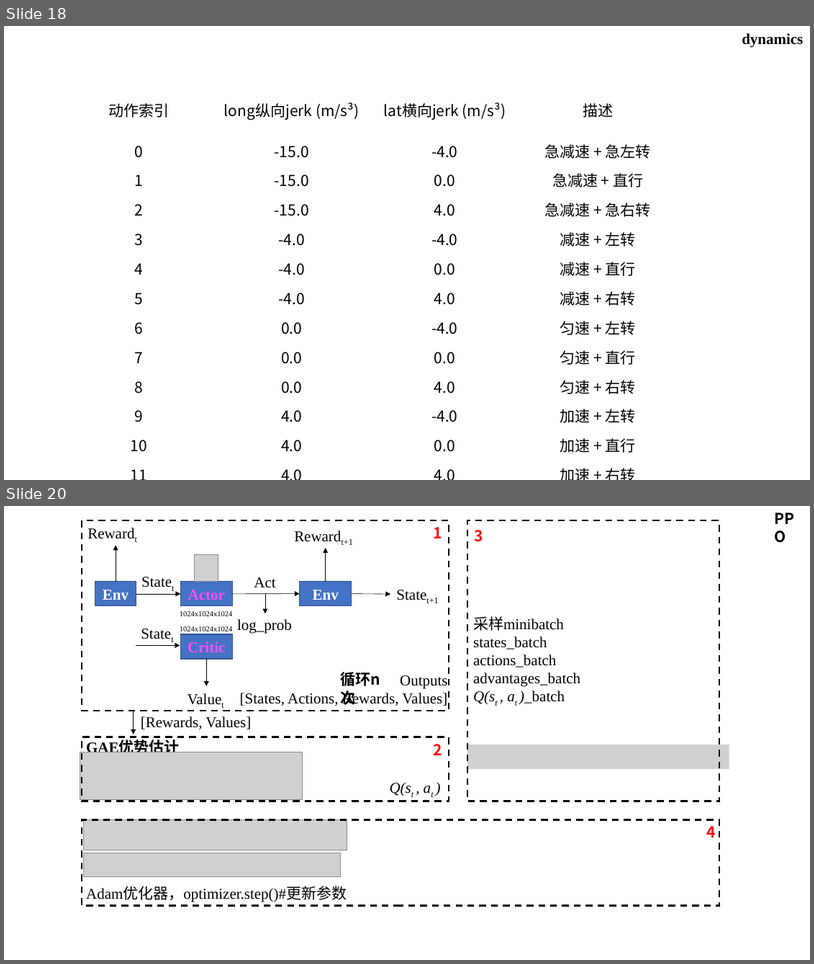
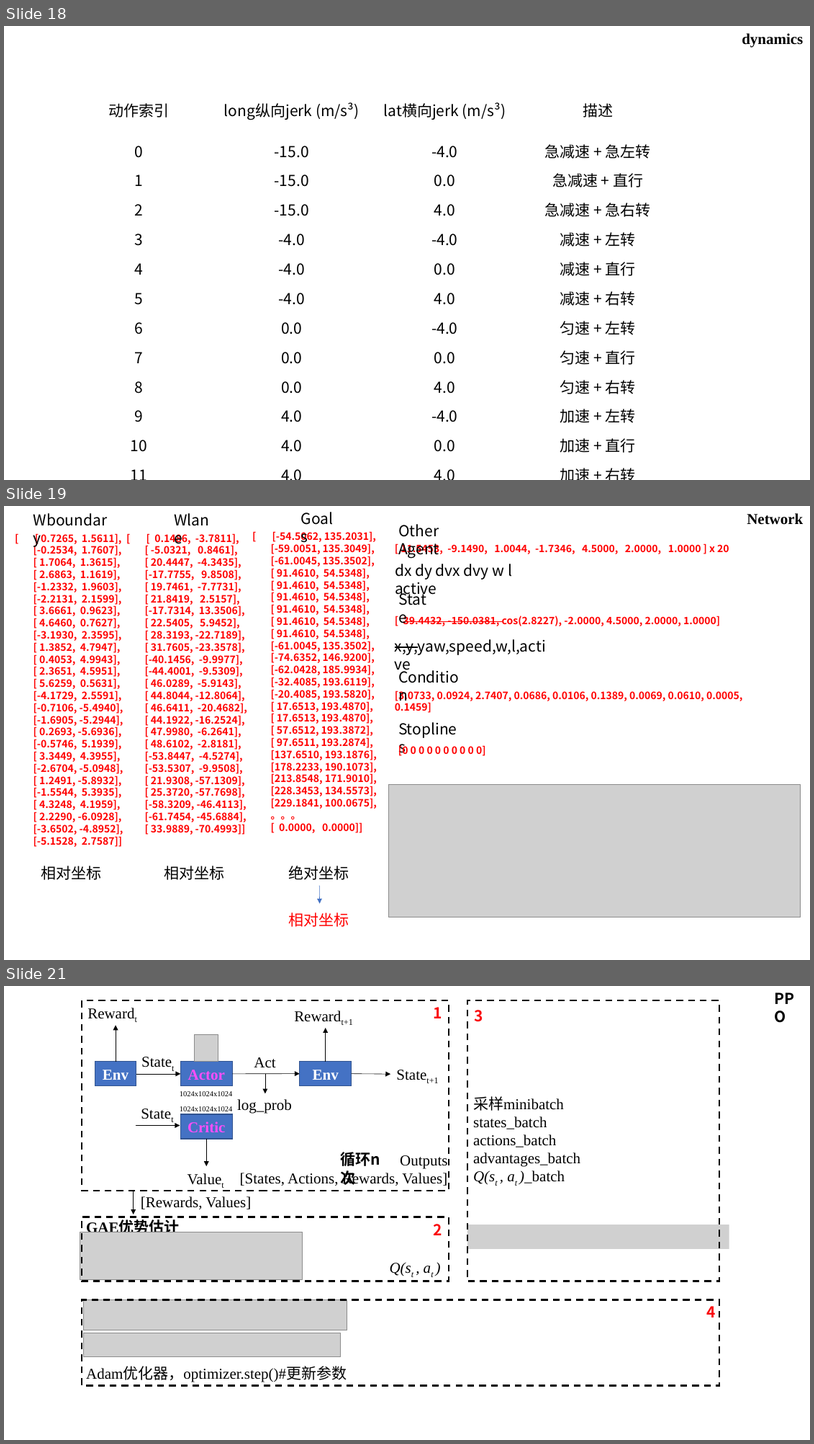
Before and after one commit to HongfeiWan/Selfrace, a slide deck: design/arch.pptx. Shown one above the other, each under a label of ours: slides 18 and 20 before the commit, slides 18, 19 and 21 after it; the slides between them are not shown. The pictures are 814x964 and 814x1444 pixels, drawn with LibreOffice and Linux fonts; fonts in the diff are those of the drawing; grey boxes stand for pictures; background and template pictures are left out. Boxes give left, top, right and bottom in pixels: in the first picture for what was removed or moved away, otherwise in the second. Text is boxed around its words. In the diff, an @@ line names an element or a change of style, - is before the commit and + after.

```diff
--- a/design/arch.pptx
+++ b/design/arch.pptx
@@ slide 19 added at box(4, 506, 810, 960), background #FFFFFF @@
@@ text added at box(28, 508, 117, 532), 18 pt, text #000000 @@
+Wboundary
@@ text added at box(168, 508, 221, 532), 18 pt, text #000000 @@
+Wlane
@@ text added at box(296, 507, 344, 530), 18 pt, text #000000 @@
+Goals
@@ text added at box(399, 524, 440, 558), 18 pt, text #000000 @@
+Other Agent
@@ text added at box(747, 513, 803, 525), 18 pt, text #000000, bold @@
+Network
@@ text added at box(34, 533, 124, 847), 12 pt, text #FF0000, bold @@
+[ [ 0.7265, 1.5611],
+[-0.2534, 1.7607],
+[ 1.7064, 1.3615],
+[ 2.6863, 1.1619],
+[-1.2332, 1.9603],
+[-2.2131, 2.1599],
+[ 3.6661, 0.9623],
+[ 4.6460, 0.7627],
+[-3.1930, 2.3595],
+[ 1.3852, 4.7947],
+[ 0.4053, 4.9943],
+[ 2.3651, 4.5951],
+[ 5.6259, 0.5631],
+[-4.1729, 2.5591],
+[-0.7106, -5.4940],
+[-1.6905, -5.2944],
+[ 0.2693, -5.6936],
+[-0.5746, 5.1939],
+[ 3.3449, 4.3955],
+[-2.6704, -5.0948],
+[ 1.2491, -5.8932],
+[-1.5544, 5.3935],
+[ 4.3248, 4.1959],
+[ 2.2290, -6.0928],
+[-3.6502, -4.8952],
+[-5.1528, 2.7587]]
@@ text added at box(145, 533, 247, 834), 12 pt, text #FF0000, bold @@
+[ [ 0.1486, -3.7811],
+[ -5.0321, 0.8461],
+[ 20.4447, -4.3435],
+[-17.7755, 9.8508],
+[ 19.7461, -7.7731],
+[ 21.8419, 2.5157],
+[-17.7314, 13.3506],
+[ 22.5405, 5.9452],
+[ 28.3193, -22.7189],
+[ 31.7605, -23.3578],
+[-40.1456, -9.9977],
+[-44.4001, -9.5309],
+[ 46.0289, -5.9143],
+[ 44.8044, -12.8064],
+[ 46.6411, -20.4682],
+[ 44.1922, -16.2524],
+[ 47.9980, -6.2641],
+[ 48.6102, -2.8181],
+[-53.8447, -4.5274],
+[-53.5307, -9.9508],
+[ 21.9308, -57.1309],
+[ 25.3720, -57.7698],
+[-58.3209, -46.4113],
+[-61.7454, -45.6884],
+[ 33.9889, -70.4993]]
@@ text added at box(271, 531, 377, 833), 12 pt, text #FF0000, bold @@
+[ [-54.5062, 135.2031],
+[-59.0051, 135.3049],
+[-61.0045, 135.3502],
+[ 91.4610, 54.5348],
+[ 91.4610, 54.5348],
+[ 91.4610, 54.5348],
+[ 91.4610, 54.5348],
+[ 91.4610, 54.5348],
+[ 91.4610, 54.5348],
+[-61.0045, 135.3502],
+[-74.6352, 146.9200],
+[-62.0428, 185.9934],
+[-32.4085, 193.6119],
+[-20.4085, 193.5820],
+[ 17.6513, 193.4870],
+[ 17.6513, 193.4870],
+[ 57.6512, 193.3872],
+[ 97.6511, 193.2874],
+[137.6510, 193.1876],
+[178.2233, 190.1073],
+[213.8548, 171.9010],
+[228.3453, 134.5573],
+[229.1841, 100.0675],
+。。。
+[ 0.0000, 0.0000]]
@@ text added at box(401, 543, 729, 556), 12 pt, text #FF0000, bold @@
+[ 11.5453, -9.1490, 1.0044, -1.7346, 4.5000, 2.0000, 1.0000 ] x 20
@@ text added at box(395, 564, 512, 597), 18 pt, text #000000 @@
+dx dy dvx dvy w l active
@@ text added at box(393, 587, 438, 611), 18 pt, text #000000 @@
+State
@@ text added at box(404, 614, 720, 626), 12 pt, text #FF0000, bold @@
+[ 39.4432, -150.0381, cos(2.8227), -2.0000, 4.5000, 2.0000, 1.0000]
@@ text added at box(395, 639, 546, 655), 18 pt, text #000000 @@
+x,y,yaw,speed,w,l,active
@@ text added at box(393, 664, 469, 689), 18 pt, text #000000 @@
+Condition
@@ text added at box(395, 690, 743, 713), 12 pt, text #FF0000, bold @@
+[3.0733, 0.0924, 2.7407, 0.0686, 0.0106, 0.1389, 0.0069, 0.0610, 0.0005, 0.1459]
@@ text added at box(393, 716, 465, 741), 18 pt, text #000000 @@
+Stoplines
@@ text added at box(402, 744, 486, 756), 12 pt, text #FF0000, bold @@
+[0 0 0 0 0 0 0 0 0 0]
@@ picture added at box(388, 784, 801, 917) @@
@@ text added at box(41, 865, 102, 880), 18 pt, text #000000 @@
+相对坐标
@@ text added at box(164, 865, 224, 880), 18 pt, text #000000 @@
+相对坐标
@@ text added at box(289, 865, 350, 880), 18 pt, text #000000 @@
+绝对坐标
@@ arrow added from (320, 885) to (320, 903), #4472C4 0.5 pt @@
@@ text added at box(289, 912, 350, 926), 18 pt, text #FF0000 @@
+相对坐标
@@ what was slide 20 is now slide 21 @@
```
Also in this commit, not shown: 1 other slide added, 1 slide removed, 7 other files.
